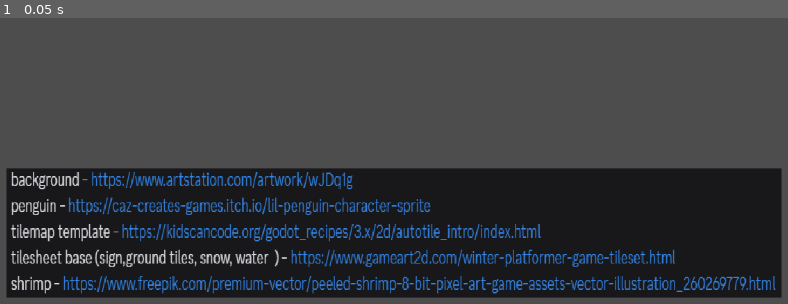
Above: before the commit, frame 1.
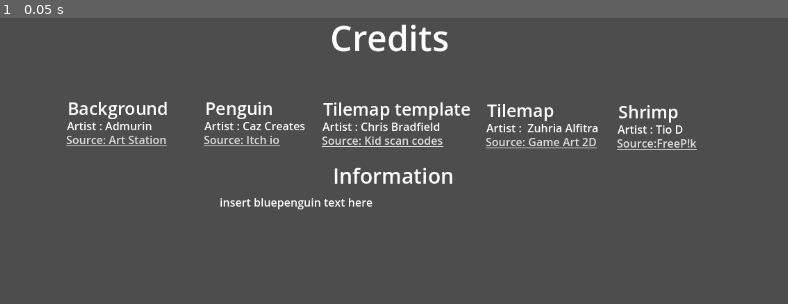
Above: after the commit, the same moment.

Repository: STOINT/Project-Pengooon
Game: Godot game, scene res://Levels/credits.tscn
The game is run twice, just before and just after one commit, with the same random seed, the same clock (stepped at 60 frames per second) and the same inputs. This scene is started directly instead of the project's main scene.
Inputs:
- Up to frame 1 (0.05 s): no input

The runs differ from the first frame. In frame 1, 48% of the frame differs, in the area x 0-100%, y 2-98%.

Commit message:
Credit Scene rework
Made links clickable awaiting for blue penguin information

Diff:
--- /dev/null
+++ b/Levels/credits.gd
@@ -0,0 +1,14 @@
+extends Node2D
+
+
+func _on_background_pressed() -> void:
+	OS.shell_open("https://www.artstation.com/artwork/wJDq1g")
+
+func _on_penguin_pressed() -> void:
+	OS.shell_open("https://caz-creates-games.itch.io/lil-penguin-character-sprite")
+
+func _on_tilemap_pressed() -> void:
+	OS.shell_open("https://kidscancode.org/godot_recipes/3.x/2d/autotile_intro/index.html")
+
+func _on_tilemaptemplate_pressed() -> void:
+	OS.shell_open("https://www.gameart2d.com/winter-platformer-game-tileset.html")
--- a/Levels/credits.tscn
+++ b/Levels/credits.tscn
@@ -1,22 +1,157 @@
 [gd_scene load_steps=2 format=3 uid="uid://js0da42ak2rl"]
 
-[ext_resource type="Texture2D" uid="uid://clbn0yjmws2vc" path="res://ADWAJADWA.png" id="1_ndobx"]
+[ext_resource type="Script" path="res://Levels/credits.gd" id="1_2v4nm"]
 
-[node name="credits" type="Control"]
-layout_mode = 3
-anchors_preset = 15
-anchor_right = 1.0
-anchor_bottom = 1.0
-offset_left = -382.0
-offset_top = 46.0
-offset_right = -382.0
-offset_bottom = 46.0
-grow_horizontal = 2
-grow_vertical = 2
+[node name="credits" type="Node2D"]
+script = ExtResource("1_2v4nm")
 
-[node name="Adwajadwa" type="Sprite2D" parent="."]
-position = Vector2(-949.75, 286.75)
-scale = Vector2(1.11216, 1.55882)
-texture = ExtResource("1_ndobx")
+[node name="Camera2D" type="Camera2D" parent="."]
 
-[node name="Camera2D" type="Camera2D" parent="Adwajadwa"]
+[node name="Credit" type="Label" parent="."]
+offset_left = -92.0
+offset_top = -316.0
+offset_right = 79.0
+offset_bottom = -247.0
+theme_override_font_sizes/font_size = 50
+text = "Credits"
+
+[node name="Shrimp" type="Label" parent="."]
+offset_left = 323.0
+offset_top = -192.0
+offset_right = 468.0
+offset_bottom = -157.0
+theme_override_font_sizes/font_size = 25
+text = "Shrimp
+"
+
+[node name="Name" type="Label" parent="Shrimp"]
+offset_left = -1.0
+offset_top = 31.0
+offset_right = 122.0
+offset_bottom = 54.0
+text = "Artist : Tio D
+"
+
+[node name="penguin" type="LinkButton" parent="Shrimp/Name"]
+offset_left = -1.0
+offset_top = 20.0
+offset_right = 148.0
+offset_bottom = 47.0
+text = "Source:FreeP!k"
+
+[node name="Tilemap template" type="Label" parent="."]
+offset_left = -102.0
+offset_top = -196.0
+offset_right = 110.0
+offset_bottom = -161.0
+theme_override_font_sizes/font_size = 25
+text = "Tilemap template"
+
+[node name="Name" type="Label" parent="Tilemap template"]
+offset_left = -1.0
+offset_top = 31.0
+offset_right = 122.0
+offset_bottom = 54.0
+text = "Artist : Chris Bradfield
+"
+
+[node name="tilemap" type="LinkButton" parent="Tilemap template/Name"]
+offset_left = -1.0
+offset_top = 20.0
+offset_right = 148.0
+offset_bottom = 47.0
+text = "Source: Kid scan codes"
+
+[node name="Background" type="Label" parent="."]
+offset_left = -470.0
+offset_top = -197.0
+offset_right = -325.0
+offset_bottom = -162.0
+theme_override_font_sizes/font_size = 25
+text = "Background
+"
+
+[node name="Name2" type="Label" parent="Background"]
+offset_left = -1.0
+offset_top = 31.0
+offset_right = 122.0
+offset_bottom = 54.0
+text = "Artist : Admurin
+"
+
+[node name="Background" type="LinkButton" parent="Background/Name2"]
+offset_left = -1.0
+offset_top = 20.0
+offset_right = 148.0
+offset_bottom = 47.0
+text = "Source: Art Station"
+
+[node name="Tilemap template2" type="Label" parent="."]
+offset_left = 134.0
+offset_top = -194.0
+offset_right = 346.0
+offset_bottom = -159.0
+theme_override_font_sizes/font_size = 25
+text = "Tilemap"
+
+[node name="Name" type="Label" parent="Tilemap template2"]
+offset_left = -1.0
+offset_top = 31.0
+offset_right = 161.0
+offset_bottom = 54.0
+text = "Artist :  Zuhria Alfitra
+"
+
+[node name="tilemaptemplate" type="LinkButton" parent="Tilemap template2/Name"]
+offset_left = -1.0
+offset_top = 20.0
+offset_right = 159.0
+offset_bottom = 47.0
+text = "Source: Game Art 2D"
+
+[node name="Penguin" type="Label" parent="."]
+offset_left = -272.0
+offset_top = -197.0
+offset_right = -127.0
+offset_bottom = -162.0
+theme_override_font_sizes/font_size = 25
+text = "Penguin
+"
+
+[node name="Name" type="Label" parent="Penguin"]
+offset_left = -1.0
+offset_top = 31.0
+offset_right = 122.0
+offset_bottom = 54.0
+text = "Artist : Caz Creates
+"
+
+[node name="penguin" type="LinkButton" parent="Penguin/Name"]
+offset_left = -1.0
+offset_top = 20.0
+offset_right = 148.0
+offset_bottom = 47.0
+text = "Source: Itch io"
+
+[node name="Information" type="Label" parent="."]
+offset_left = -88.0
+offset_top = -104.0
+offset_right = 86.0
+offset_bottom = -62.0
+theme_override_font_sizes/font_size = 30
+text = "Information"
+
+[node name="Bluepenguin text" type="Label" parent="Information"]
+layout_mode = 0
+offset_left = -163.0
+offset_top = 48.0
+offset_right = 348.0
+offset_bottom = 156.0
+text = "insert bluepenguin text here
+"
+
+[connection signal="pressed" from="Shrimp/Name/penguin" to="." method="_on_penguin_pressed"]
+[connection signal="pressed" from="Tilemap template/Name/tilemap" to="." method="_on_tilemap_pressed"]
+[connection signal="pressed" from="Background/Name2/Background" to="." method="_on_background_pressed"]
+[connection signal="pressed" from="Tilemap template2/Name/tilemaptemplate" to="." method="_on_tilemaptemplate_pressed"]
+[connection signal="pressed" from="Penguin/Name/penguin" to="." method="_on_penguin_pressed"]
--- a/audio_controller.tscn
+++ b/audio_controller.tscn
@@ -9,3 +9,4 @@
 [node name="bg_music" type="AudioStreamPlayer" parent="."]
 stream = ExtResource("2_2n46u")
 volume_db = -25.0
+parameters/looping = true
Not shown, added: assets/backbutton.png.import
